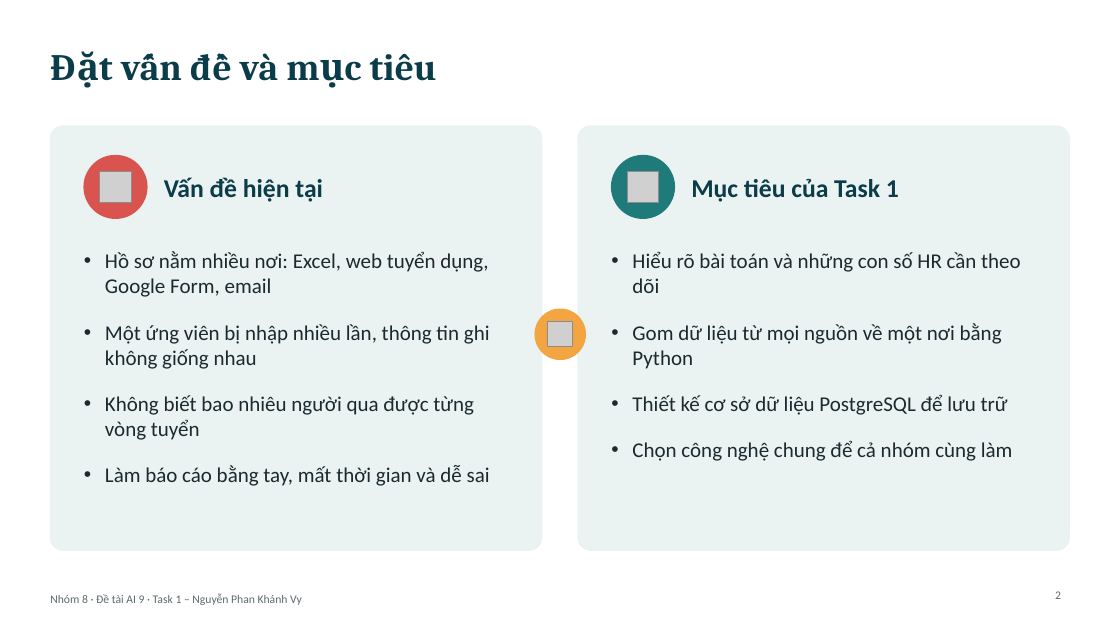
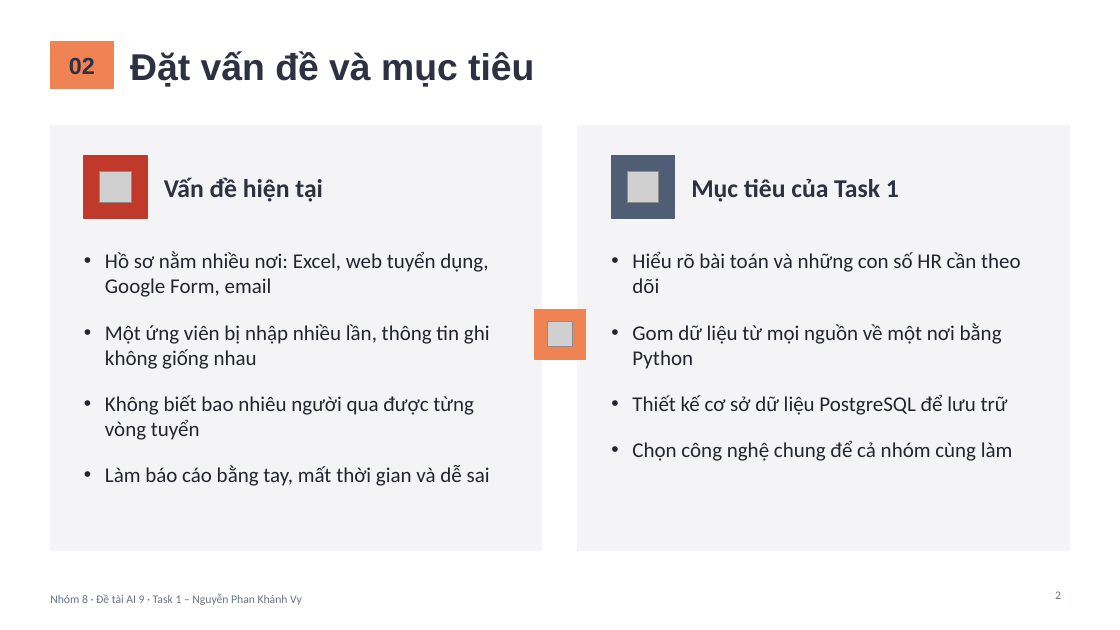
Before and after one commit to PhucHoang3010/Vietnamese-News-Classification, a slide deck: slide 2 of bai_tap_python_nhom8/task1_nguyen_phan_khanh_vy/2431540032_NguyenPhanKhanhVy.pptx. Drawn at 1120x630 pixels with LibreOffice and Linux fonts; fonts in the diff are those of the drawing; grey boxes stand for pictures. Boxes give left, top, right and bottom in pixels: in the first picture for what was removed or moved away, otherwise in the second. Text is boxed around its words. In the diff, an @@ line names an element or a change of style, - is before the commit and + after.

```diff
--- a/bai_tap_python_nhom8/task1_nguyen_phan_khanh_vy/2431540032_NguyenPhanKhanhVy.pptx
+++ b/bai_tap_python_nhom8/task1_nguyen_phan_khanh_vy/2431540032_NguyenPhanKhanhVy.pptx
@@ title "Đặt vấn đề và mục ...": place and size @@
-title "Đặt vấn đề và mục ..." at box(190, 53, 437, 81)
+title "Đặt vấn đề và mục ..." at box(130, 51, 534, 87)
@@ title "Đặt vấn đề và mục ..." at box(130, 51, 534, 87): font Cambria to Arial, text colour #0B3C49 to #2D3142 @@
@@ rectangle added at box(50, 42, 113, 88), fill #EF8354, outline #EF8354 1 pt @@
@@ text added at box(69, 57, 95, 74), 20 pt, text #2D3142, bold @@
+02
@@ rounded rectangle removed at box(50, 126, 542, 550) @@
@@ rectangle added at box(50, 126, 542, 550), fill #F4F4F6, outline #F4F4F6 1 pt @@
@@ rounded rectangle removed at box(578, 126, 1070, 550) @@
@@ rectangle added at box(578, 126, 1070, 550), fill #F4F4F6, outline #F4F4F6 1 pt @@
@@ ellipse removed at box(84, 155, 147, 218) @@
@@ rectangle added at box(84, 155, 147, 218), fill #C0392B, outline #C0392B 1 pt @@
@@ text "Vấn đề hiện tại" at box(164, 177, 323, 202): text colour #0B3C49 to #2D3142 @@
@@ ellipse removed at box(612, 155, 675, 218) @@
@@ rectangle added at box(612, 155, 675, 218), fill #4F5D75, outline #4F5D75 1 pt @@
@@ text "Mục tiêu của Task 1" at box(691, 179, 899, 202): text colour #0B3C49 to #2D3142 @@
@@ ellipse removed at box(535, 309, 586, 360) @@
@@ rectangle added at box(535, 309, 586, 360), fill #EF8354, outline #EF8354 1 pt @@
@@ text "Nhóm 8 · Đề tài ..." at box(50, 593, 302, 605): text colour #5E6B70 to #6B7280 @@
```
Also in this commit, not shown: 9 other slides changed.
